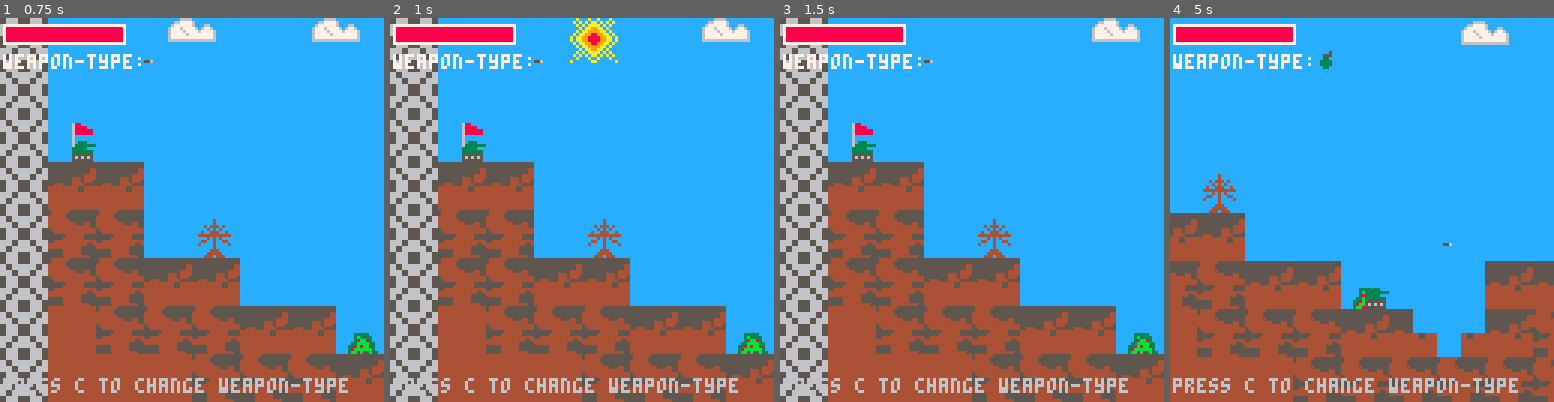
Above: before the commit, frames 1-4 (left to right).
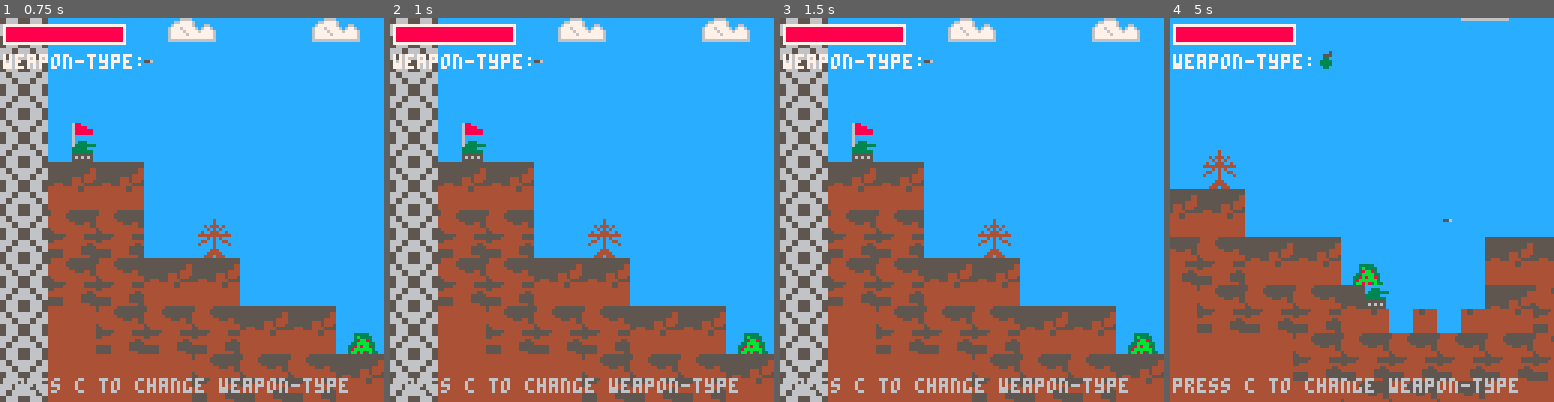
Above: after the commit, the same moments.

Repository: Finn4239/ShellShockLite
Game: PICO-8 cartridge game.p8
Two runs of this game, one before a commit and one after it. Both use one fixed random seed, a clock stepped at 60 frames per second and the inputs below.
Inputs:
- Up to frame 1 (0.75 s): tap X (X key) at 0.33 s; tap O (Z key) at 0.7 s
- Up to frame 2 (1 s): no input
- Up to frame 3 (1.5 s): tap X (X key) at 1.07 s
- Up to frame 4 (5 s): hold Right 1.6-2.1 s; tap O (Z key) every 0.4 s from 1.7 to 4.9 s; tap X (X key) at 1.85, 2.97, 4.08 s; hold Up 2.15-2.42 s; hold Right 2.47-3.03 s; hold Left 3.08-3.58 s; hold Right 4.02-4.68 s; hold Up from 4.73 s (still down)

Frame 1 is identical in both runs. In frame 2, 1.1% of the frame differs, in the area x 43-60%, y 0-12%; in frame 3, 0.6%; in frame 4, 21%, in the area x 0-100%, y 0-100%.

Commit message:
Fixing background-objects was destroyable

Diff:
--- a/game.p8
+++ b/game.p8
@@ -275,7 +275,7 @@
 
 
 __gff__
-0202010101010000000000040000000000000101010100000000000400000000040401010101000000000000000010080000010101010000000000000000100800000000000000000000000000000000000000000000000000000000000000000000000000000000000000000000000000000000000000000000000000000000
+0202010101010000000004040000000000000101010100000000040400000000040401010101040400000000040410080000010101010404000000000404100800000000000000000000000000000000000000000000000000000000000000000000000000000000000000000000000000000000000000000000000000000000
 0000000000000000000000000000000000000000000000000000000000000000000000000000000000000000000000000000000000000000000000000000000000000000000000000000000000000000000000000000000000000000000000000000000000000000000000000000000000000000000000000000000000000000
 __map__
 040500000000003c3d000000003c3d000000000000000000003c3d0000000000000000000000000000000000000000000000000000003c3d000405040504050405040504050000000000000000000000000000000000000000000000000000000000000000000000000000000000000000000000000000000000000000000000
--- a/src/core/Config.lua
+++ b/src/core/Config.lua
@@ -29,3 +29,6 @@
 -- Title Screen Variables
 title_y = -20 -- Initial Y position of the title
 title_speed = 1 -- Speed of the title sliding down
+
+-- tiles
+BACKGROUND_OBJECTS = 2
--- a/src/core/Weapons.lua
+++ b/src/core/Weapons.lua
@@ -179,27 +179,32 @@
     end
 end
 
-function check_is_boarder(x, y, shot)
+function check_is_boarder(x, y)
     local tx = flr(x / 8)
     local ty = flr(y / 8)
-    local t = mget(tx, ty)
-
-    -- Border-Sprites schützen
-    if t == 4 or t == 5
-            or t == 20 or t == 21 then
-
+    local tile = mget(tx, ty)
+
+    -- Border-Sprites schützen, aber Flag 2 (Hintergrund Objekte) ignorieren
+    if (tile == 4 or tile == 5 or tile == 20 or tile == 21) and not fget(tile, BACKGROUND_OBJECTS) then
         return true
     end
-
     return false
 end
 
+
+
 function check_shot_collision_at(x, y)
-    local tx = flr(x/8)
-    local ty = flr(y/8)
-
-    return mget(tx, ty) ~= 0
-end
+    local tx = flr(x / 8)
+    local ty = flr(y / 8)
+    local tile = mget(tx, ty)
+
+    -- Ignoriere Tiles mit Flag 2 (Hintergrund Objekte)
+    if tile == 0 or fget(tile, BACKGROUND_OBJECTS) then
+        return false
+    end
+    return true
+end
+
 
 function handle_grenade_collision(shot)
     local collision_x = shot.x + shot.direction * 2
@@ -239,5 +244,6 @@
 function check_shot_collision(shot)
     local tx = flr((shot.x + 4) / 8)
     local ty = flr((shot.y + 4) / 8)
+
     return fget(mget(tx, ty), 0)
 end
